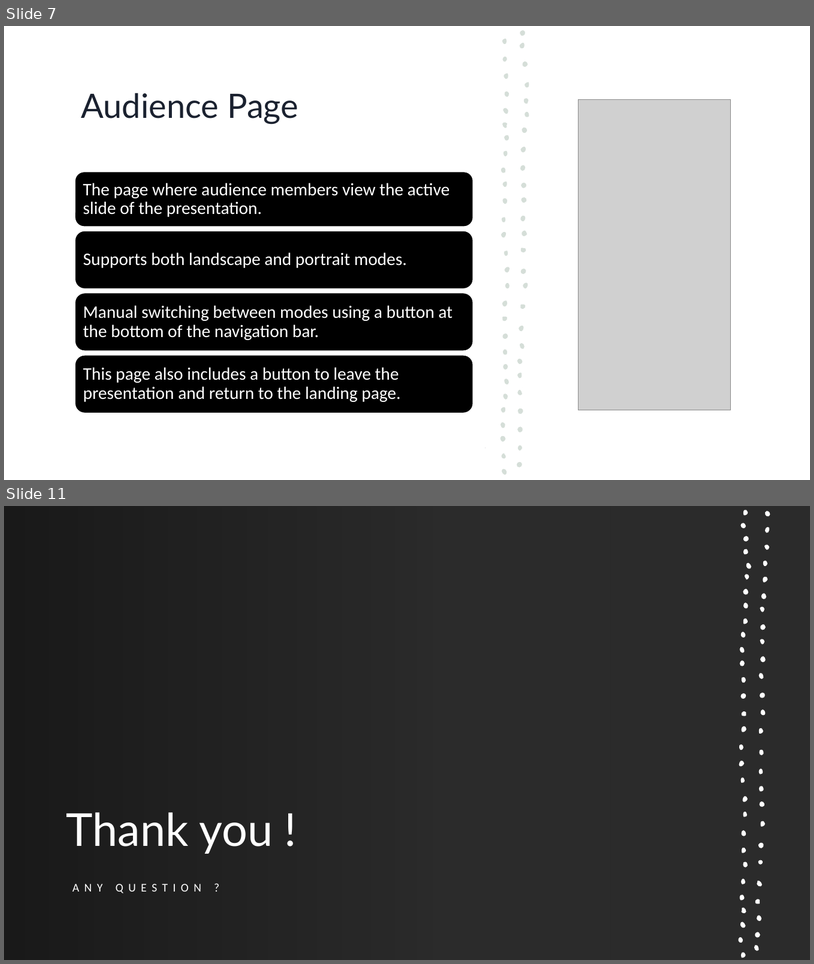
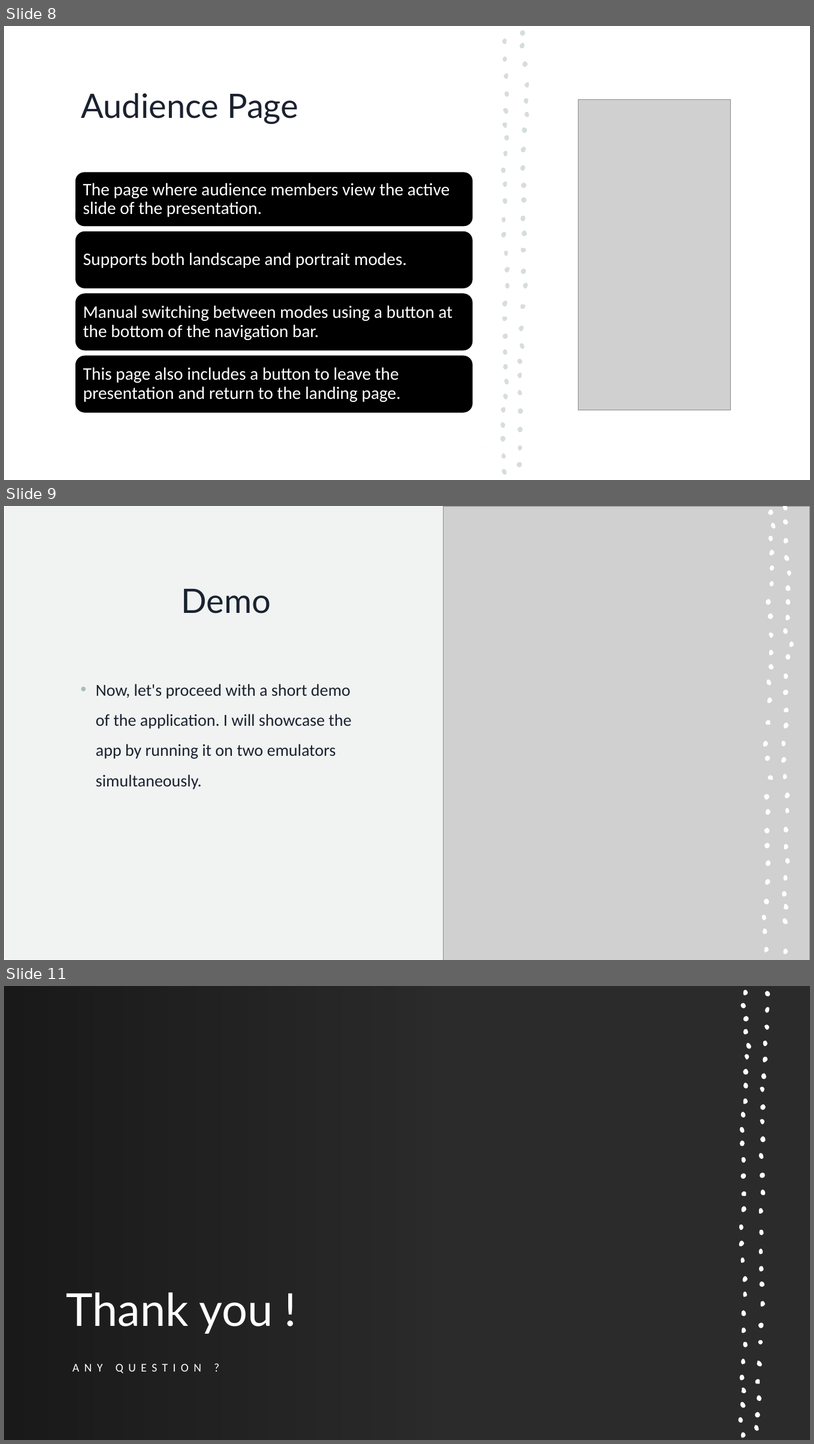
Before and after one commit to fabian-kho/zoom_lite, a slide deck: docs/Präsentation.pptx. Shown one above the other, each under a label of ours: slides 7 and 11 before the commit, slides 8, 9 and 11 after it; the slides between them are not shown. The pictures are 814x964 and 814x1444 pixels, drawn with LibreOffice and Linux fonts; fonts in the diff are those of the drawing; grey boxes stand for pictures; background and template pictures are left out; a plain dark background stands for a picture behind light text. Boxes give left, top, right and bottom in pixels: in the first picture for what was removed or moved away, otherwise in the second. Text is boxed around its words. In the diff, an @@ line names an element or a change of style, - is before the commit and + after.

```diff
--- a/docs/Präsentation.pptx
+++ b/docs/Präsentation.pptx
@@ slide 9 added at (4,506,810,960), background #FFFFFF; not listed: 1 template element that a slide beside it also shows @@
@@ rectangle added at (4,506,810,960), fill #FFFFFF @@
@@ rectangle added at (5,507,444,960), fill #F0F3F1 @@
@@ picture added at (444,506,810,960) @@
@@ title added at (182,589,271,613), 40 pt, text #1A212F @@
+Demo
@@ text added at (96,684,351,789), 20 pt, text #1A212F @@
+• Now, let's proceed with a short demo of the application. I will showcase the app by running it on two emulators simultaneously.
@@ group added at (761,506,795,954): 57 freeform shapes @@
@@ what was slide 7 is now slide 8 @@
```
Also in this commit, not shown: 6 slides changed, 1 other slide added, 2 slides removed.
